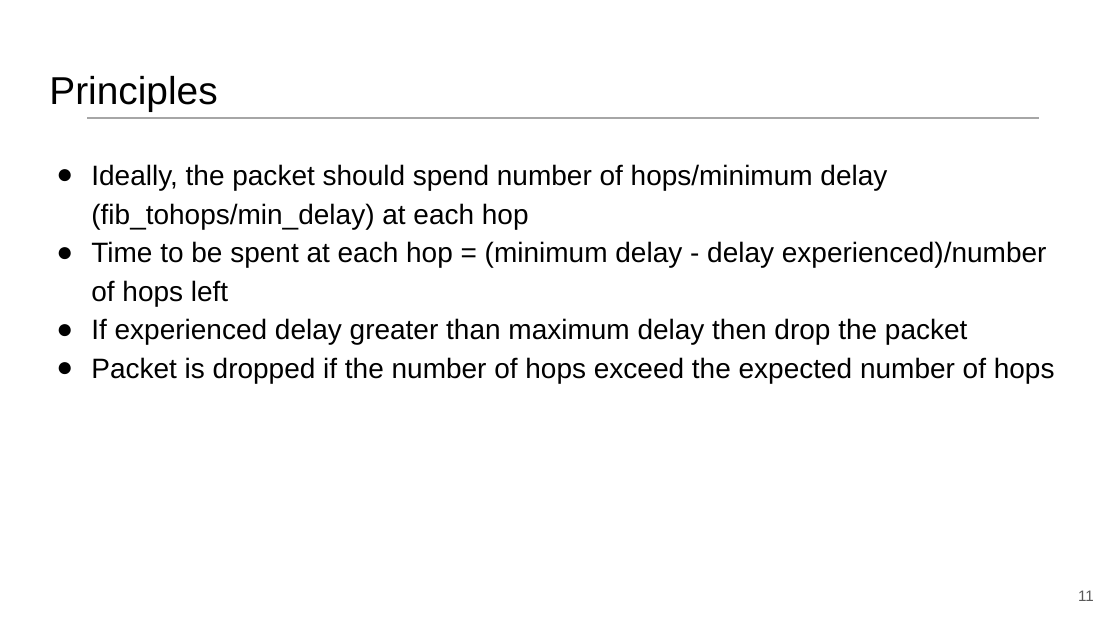
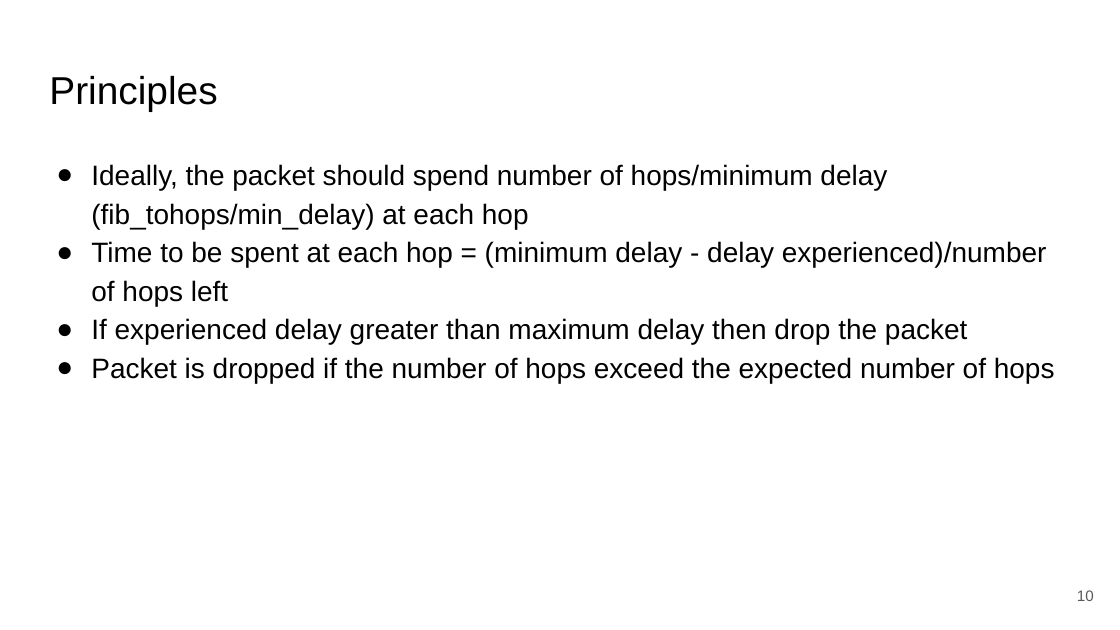
Before and after one commit to network2030/NewIP-Linux, a slide deck: slide 10 of docs/New IP Tutorial --Part-3.pptx (slide 11 before the commit). Drawn at 1120x630 pixels with LibreOffice and Linux fonts; fonts in the diff are those of the drawing. Boxes give left, top, right and bottom in pixels: in the first picture for what was removed or moved away, otherwise in the second. Text is boxed around its words. In the diff, an @@ line names an element or a change of style, - is before the commit and + after.

```diff
--- a/docs/New IP Tutorial --Part-3.pptx
+++ b/docs/New IP Tutorial --Part-3.pptx
@@ line removed from (87, 118) to (1040, 118) @@
@@ page number at (1077, 590, 1094, 601): text changed @@
-11
+10
```
Also in this commit, not shown: 16 other slides changed, 1 slide added, 1 slide removed.
